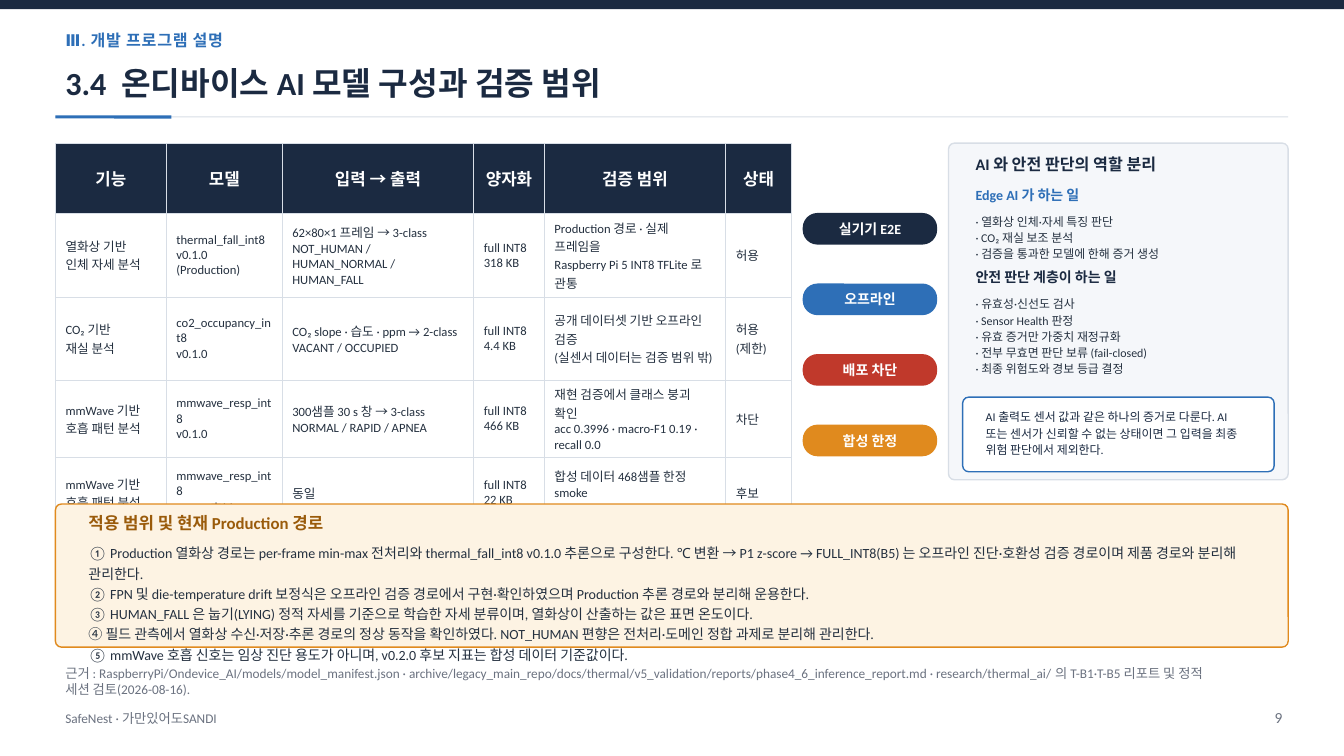
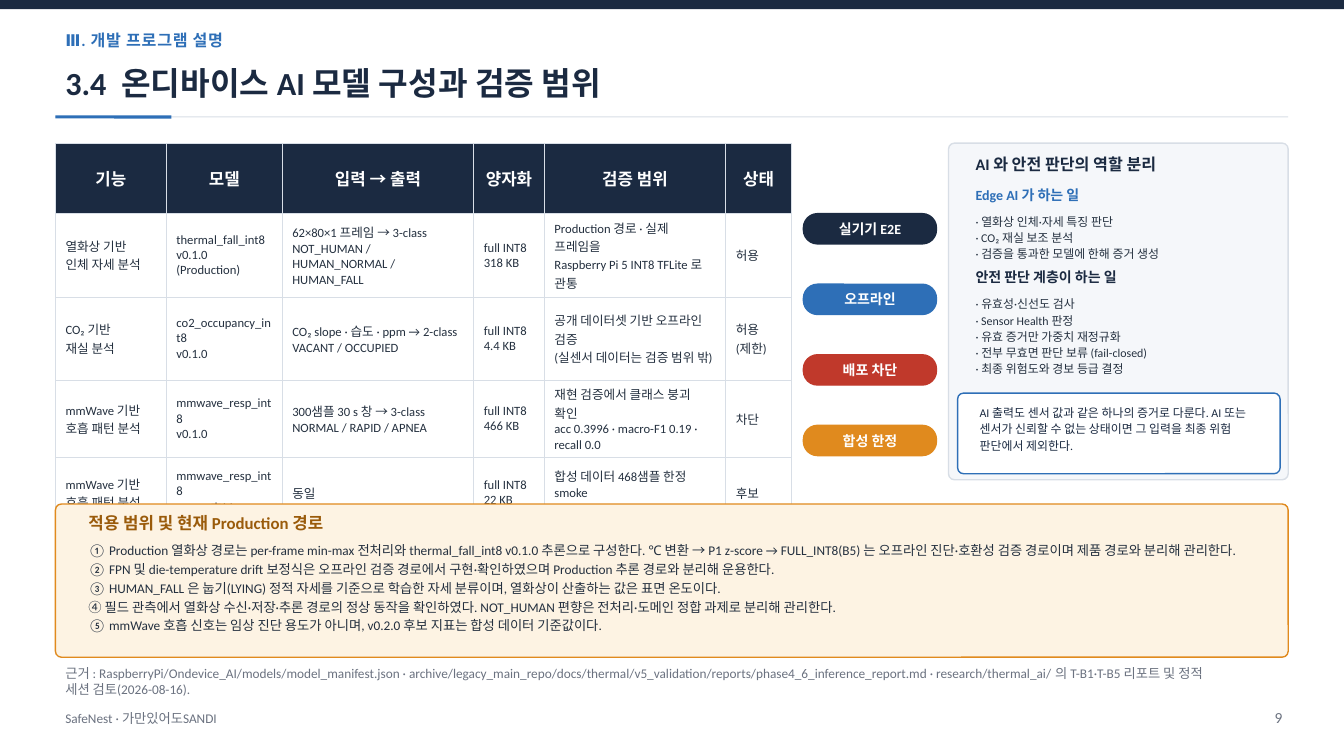
Before and after one commit to jinsu1011/safenest-embedded-competition, a slide deck: slide 10 of final-report/2026ESWContest_자유공모_가만있어도SANDI_개발완료보고서.pptx. Drawn at 1344x756 pixels with LibreOffice and Linux fonts; fonts in the diff are those of the drawing. Boxes give left, top, right and bottom in pixels: in the first picture for what was removed or moved away, otherwise in the second. Text is boxed around its words. In the diff, an @@ line names an element or a change of style, - is before the commit and + after.

```diff
--- a/final-report/2026ESWContest_자유공모_가만있어도SANDI_개발완료보고서.pptx
+++ b/final-report/2026ESWContest_자유공모_가만있어도SANDI_개발완료보고서.pptx
@@ rounded rectangle at [958, 393, 1280, 474]: proportions changed @@
@@ rounded rectangle: place and size @@
-rounded rectangle at [963, 397, 1274, 472]
+rounded rectangle at [958, 393, 1280, 474]
@@ text "AI 출력도 센서 값과 같은 ..." rewrapped from [986, 411, 1237, 455] to [980, 407, 1246, 451] @@
@@ rounded rectangle: place and size @@
-rounded rectangle at [55, 504, 1289, 647]
+rounded rectangle at [55, 504, 1289, 657]
@@ rounded rectangle at [55, 504, 1289, 657]: proportions changed @@
@@ text "① Production 열화상 경로는 per-frame ..." at [88, 544, 1236, 633]: size 10 to 9.5 pt; line spacing 14.5pt to 13.5pt @@
```
Also in this commit, not shown: 11 other slides changed, 15 other files.
